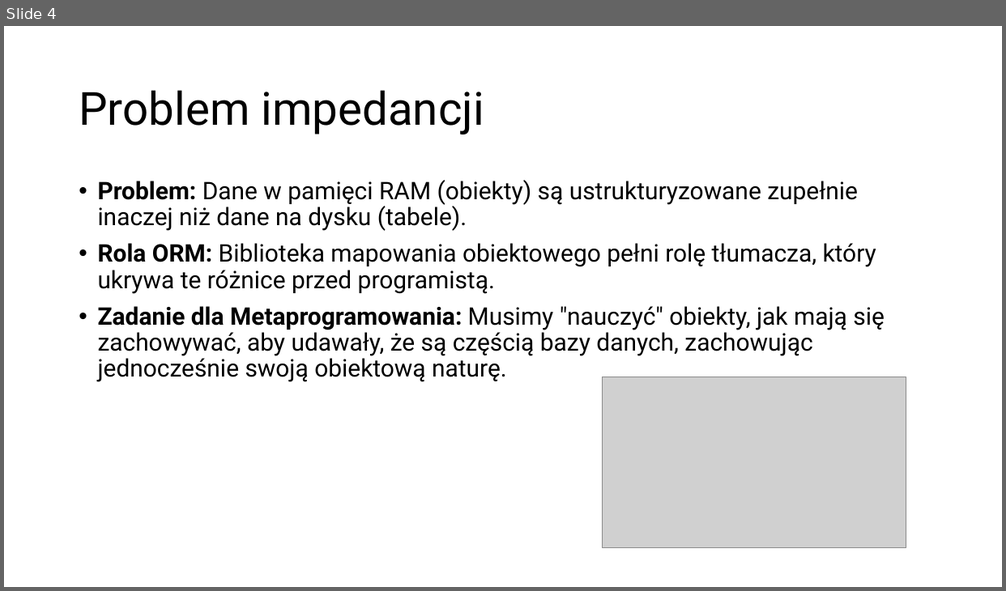
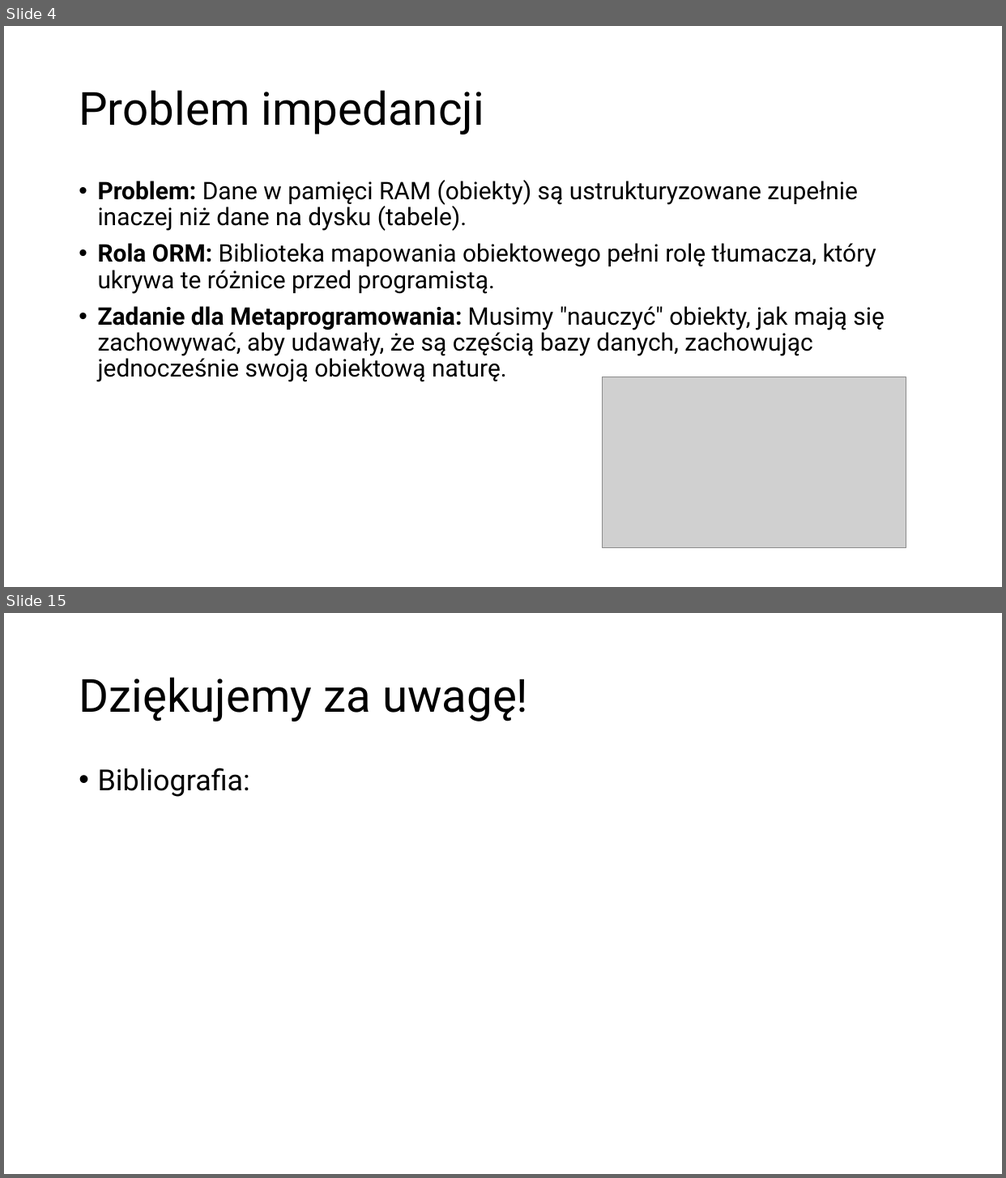
Before and after one commit to KabaKG/JPWP_ORM, a slide deck: ORM.pptx. Shown one above the other, each under a label of ours: slide 4 before the commit, slides 4 and 15 after it; the slides between them are not shown. The pictures are 1006x591 and 1006x1178 pixels, drawn with LibreOffice and Linux fonts; fonts in the diff are those of the drawing; grey boxes stand for pictures. Boxes give left, top, right and bottom in pixels: in the first picture for what was removed or moved away, otherwise in the second. Text is boxed around its words. In the diff, an @@ line names an element or a change of style, - is before the commit and + after.

```diff
--- a/ORM.pptx
+++ b/ORM.pptx
@@ slide 15 added at <box>4,613,1002,1174</box>, background #FFFFFF @@
@@ title added at <box>79,677,528,722</box>, 52.8 pt, text #000000 @@
+Dziękujemy za uwagę!
@@ text added at <box>98,768,250,797</box>, 33.6 pt, text #000000 @@
+• Bibliografia:
```
Also in this commit, not shown: 6 slides changed, 5 other slides added, 2 slides removed, 1 other file.
